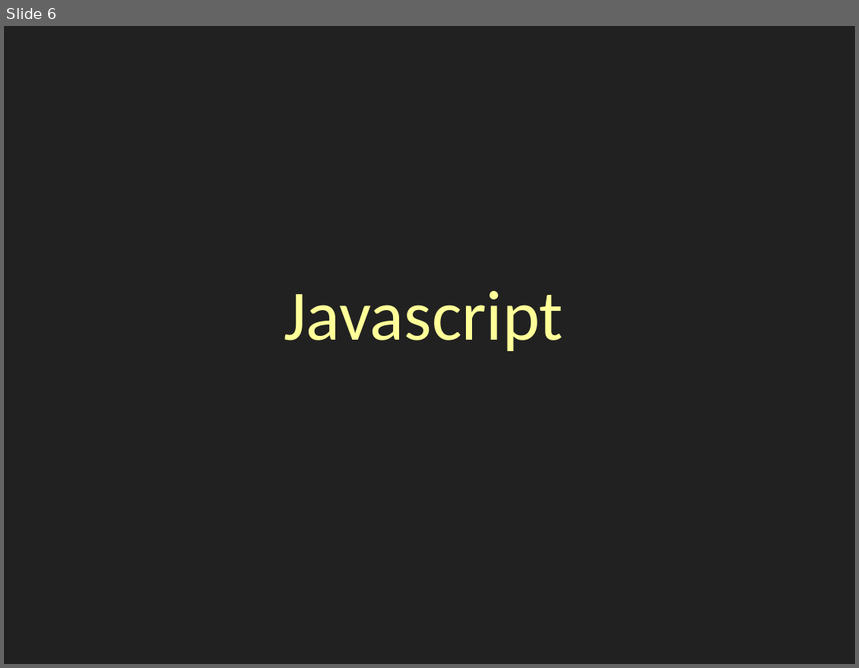
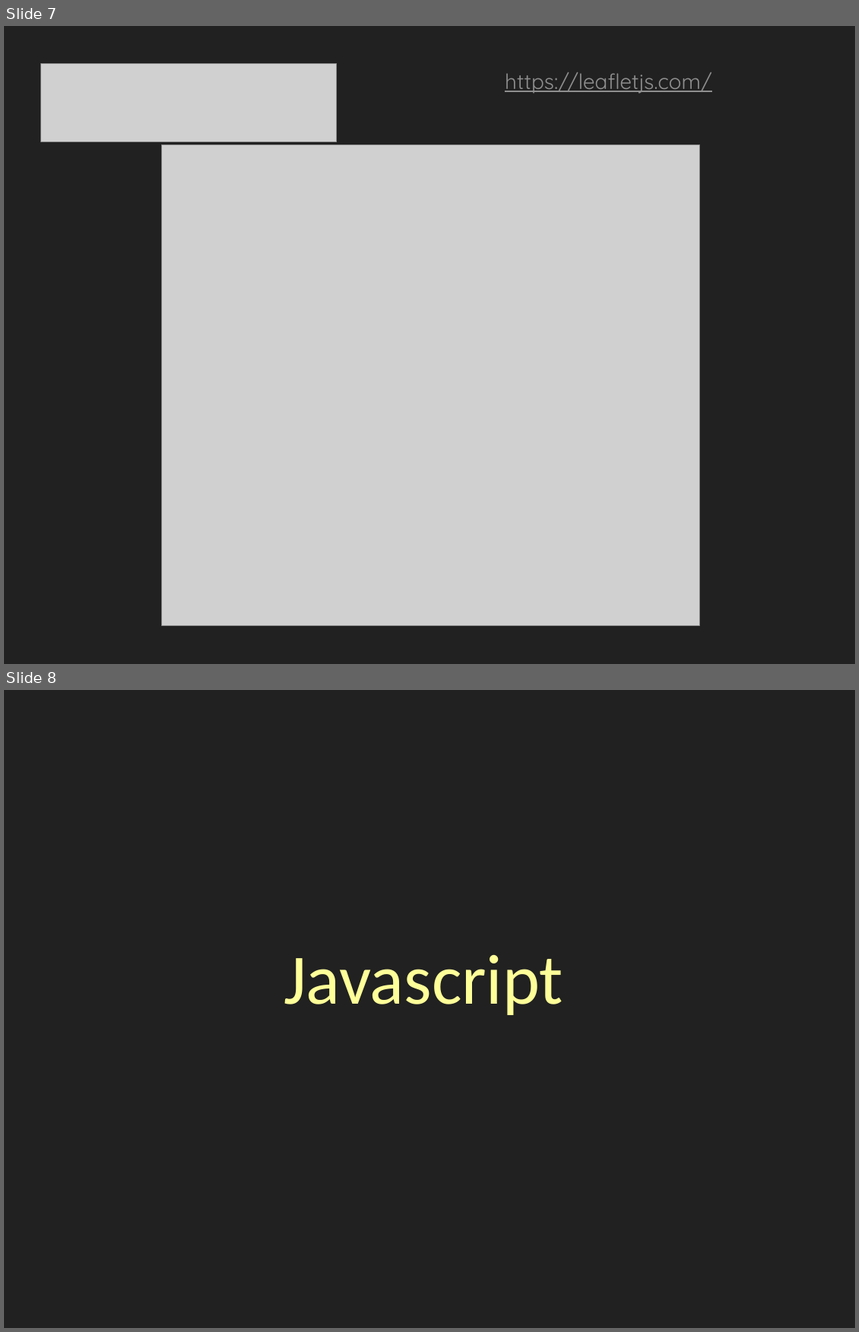
Before and after one commit to thaisfsiq/m2-geoweb, a slide deck: docs/presentacion/Herramientas-y-javascript.pptx. Shown one above the other, each under a label of ours: slide 6 before the commit, slides 7 and 8 after it. The pictures are 859x668 and 859x1332 pixels, drawn with LibreOffice and Linux fonts; fonts in the diff are those of the drawing; grey boxes stand for pictures. Boxes give left, top, right and bottom in pixels: in the first picture for what was removed or moved away, otherwise in the second. Text is boxed around its words. In the diff, an @@ line names an element or a change of style, - is before the commit and + after.

```diff
--- a/docs/presentacion/Herramientas-y-javascript.pptx
+++ b/docs/presentacion/Herramientas-y-javascript.pptx
@@ slide 7 added at [4,26,855,664], background #212121 @@
@@ picture added at [40,63,336,142] @@
@@ text added at [505,72,712,94], 18 pt, text #8F8F8F, underline @@
+https://leafletjs.com/
@@ picture added at [161,145,699,626] @@
@@ what was slide 6 is now slide 8 @@
```
Also in this commit, not shown: 2 slides changed, 1 other slide added, 2 other files.
